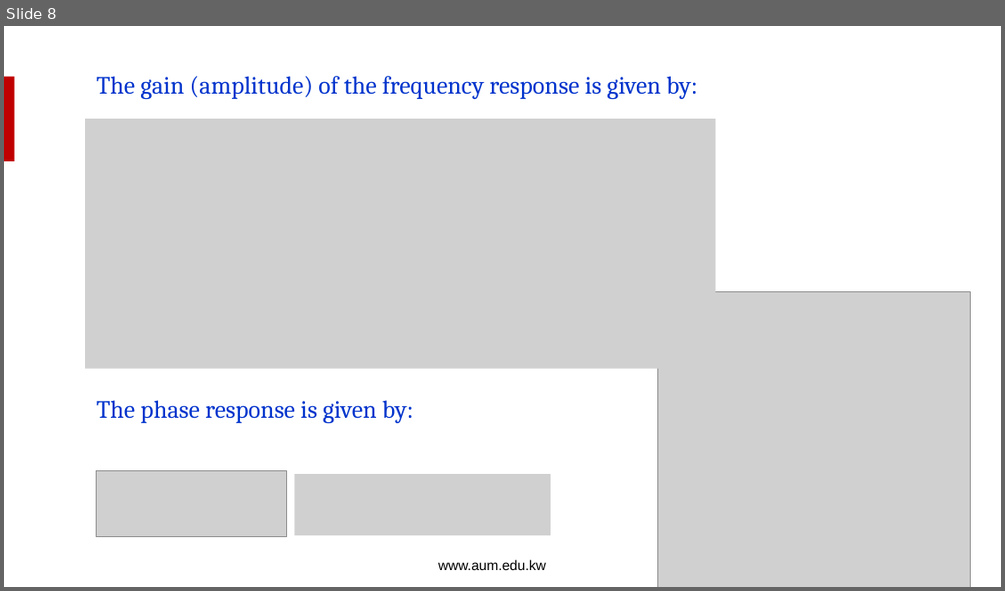
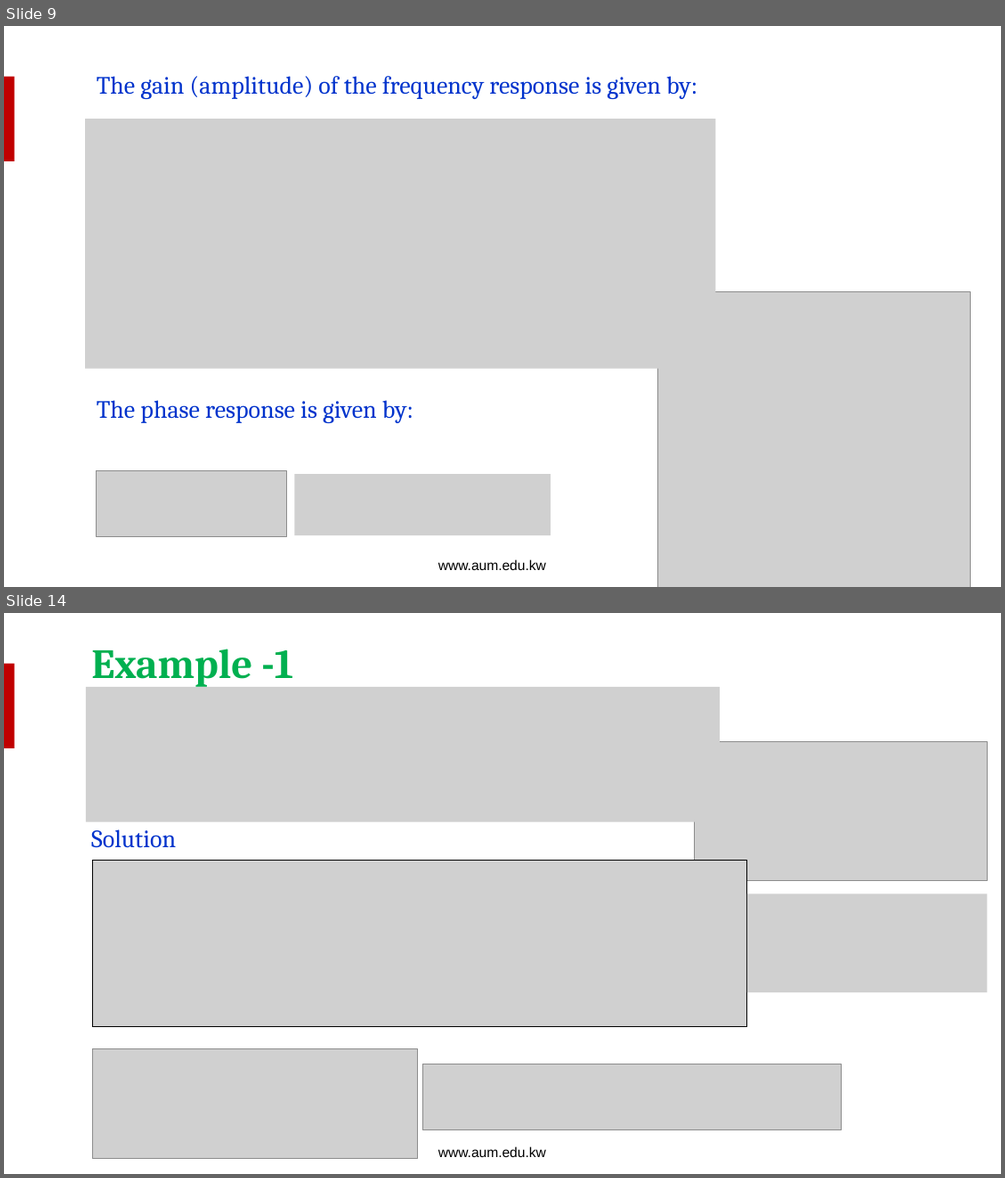
Before and after one commit to salmanrazzaq1993/AUM-WORK, a slide deck: PP WORK/Instructor Version/Week 7/Week 7 Lecture 1 - Filters B.pptx. Shown one above the other, each under a label of ours: slide 8 before the commit, slides 9 and 14 after it; the slides between them are not shown. The pictures are 1005x591 and 1005x1178 pixels, drawn with LibreOffice and Linux fonts; fonts in the diff are those of the drawing; grey boxes stand for pictures; background and template pictures are left out. Boxes give left, top, right and bottom in pixels: in the first picture for what was removed or moved away, otherwise in the second. Text is boxed around its words. In the diff, an @@ line names an element or a change of style, - is before the commit and + after.

```diff
--- a/PP WORK/Instructor Version/Week 7/Week 7 Lecture 1 - Filters B.pptx
+++ b/PP WORK/Instructor Version/Week 7/Week 7 Lecture 1 - Filters B.pptx
@@ slide 14 added at box(4, 613, 1001, 1174), background picture (left out); not listed: 2 template elements that a slide beside it also shows @@
@@ rectangle added at box(84, 633, 313, 690), outline #FFFFFF 0.75 pt, 40 pt, text #00B050, bold @@
+Example -1
@@ picture added at box(86, 687, 720, 822) @@
@@ picture added at box(695, 742, 987, 881) @@
@@ text added at box(91, 829, 176, 848), 24 pt, text #0033CC @@
+Solution
@@ picture added at box(92, 860, 747, 1027) @@
@@ picture added at box(747, 893, 987, 992) @@
@@ rectangle added at box(870, 989, 891, 1026), fill #FFFFFF, outline #FFFFFF 2 pt @@
@@ picture added at box(92, 1048, 418, 1159) @@
@@ picture added at box(423, 1064, 841, 1130) @@
@@ what was slide 8 is now slide 9 @@
```
Also in this commit, not shown: 16 slides changed, 3 other slides added.
